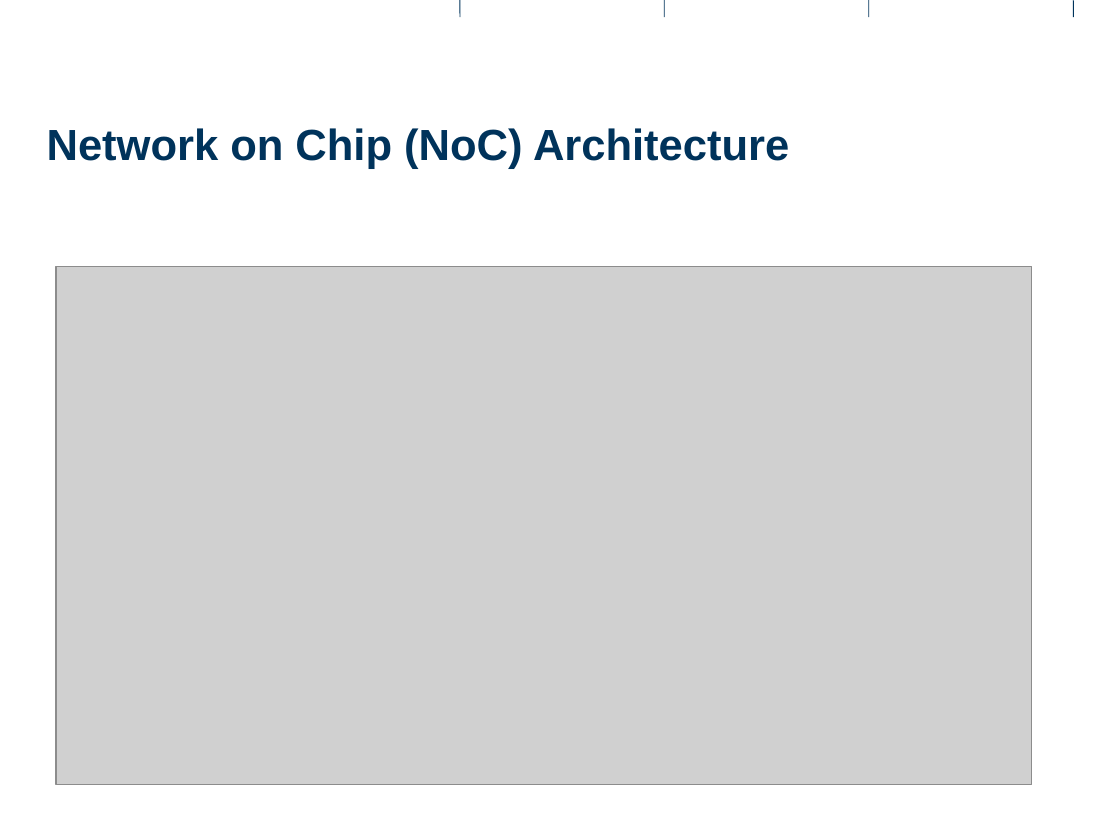
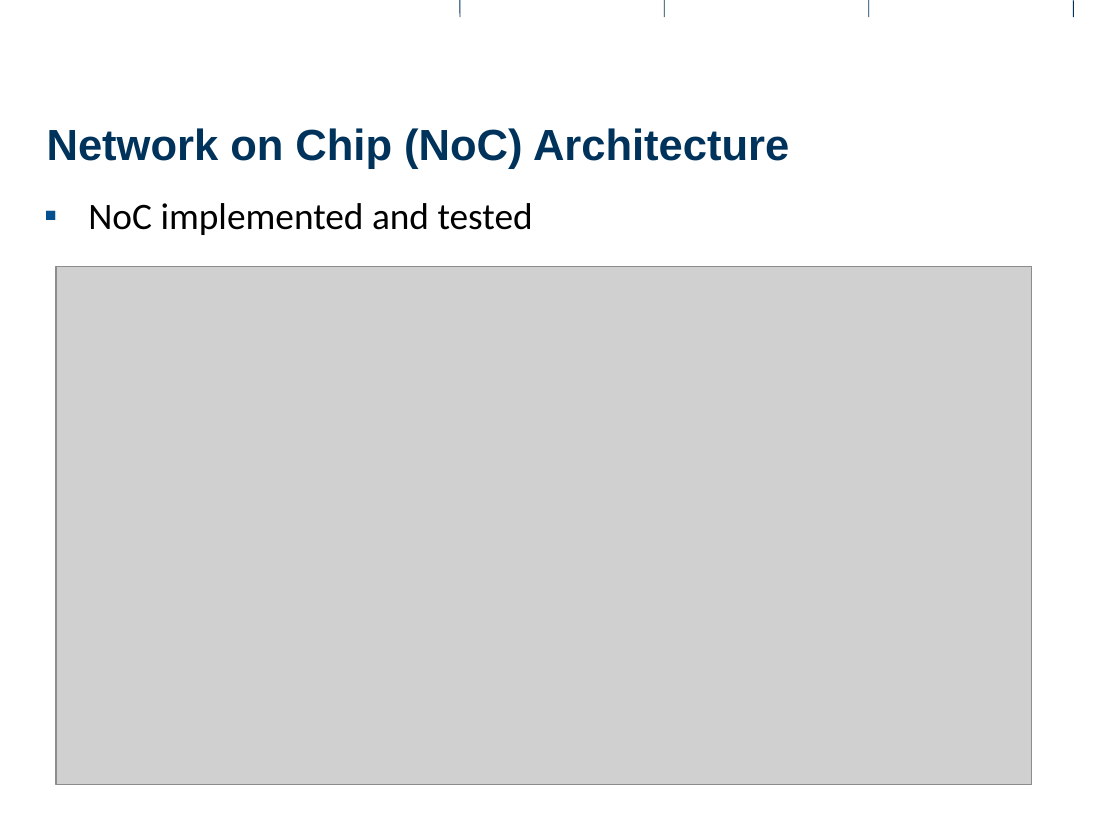
Before and after one commit to rihuber/ma, a slide deck: slide 4 of documents/presentations/intermediate2/intermediate2.odp. Drawn at 1120x840 pixels with LibreOffice and Linux fonts; fonts in the diff are those of the drawing; grey boxes stand for pictures; background and template pictures are left out. Boxes give left, top, right and bottom in pixels: in the first picture for what was removed or moved away, otherwise in the second. Text is boxed around its words. In the diff, an @@ line names an element or a change of style, - is before the commit and + after.

```diff
--- a/documents/presentations/intermediate2/intermediate2.odp
+++ b/documents/presentations/intermediate2/intermediate2.odp
@@ text added at (88, 203, 533, 235), 24 pt, text #000000 @@
+▪ NoC implemented and tested
```
Also in this commit, not shown: 6 other slides changed, 3 slides added, 1 slide removed, 37 other files.
